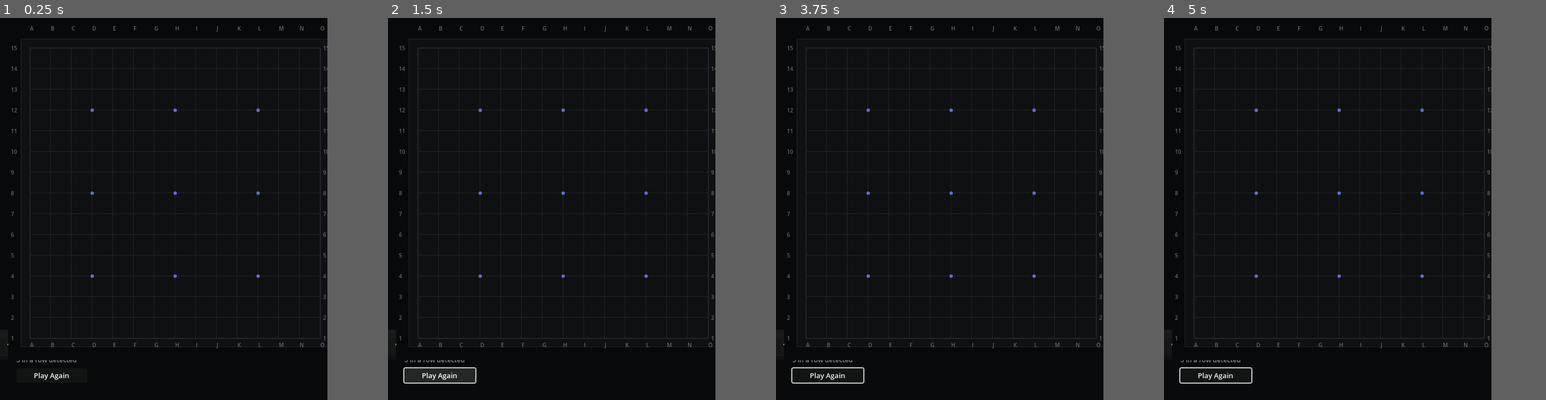
Above: before the commit, frames 1-4 (left to right).
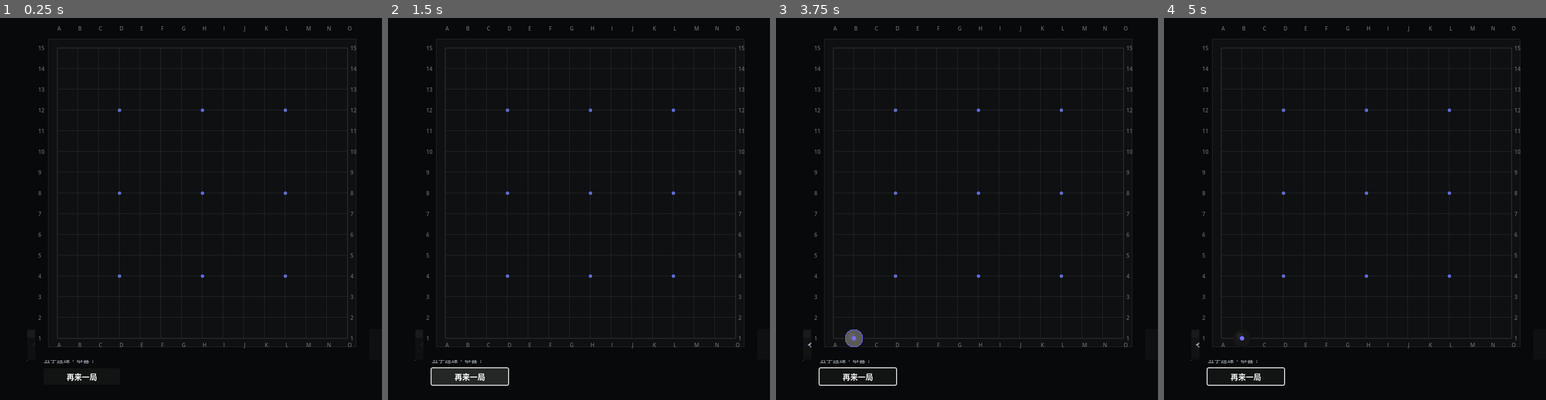
Above: after the commit, the same moments.

Repository: 2640735332/gomoku
Game: Godot game, scene res://Scenes/main.tscn
Same seed, same stepped clock (60 frames per second), same inputs: the game is played once before the commit and once after it.
Inputs (mouse positions are in pixels of both pictures, inside the frame that each line leads up to):
- Up to frame 1 (0.25 s): no input
- Up to frame 2 (1.5 s): click "Play Again" (after the commit: "再来一局") at 0.5 s; click "Play Again" (after the commit: "再来一局") at 1.25 s
- Up to frame 3 (3.75 s): click "Play Again" (after the commit: "再来一局") at 2 s; click (795, 342) at 2.75 s, where only the run before the commit has a clickable "↩ Undo"; click "↻ Reset" (after the commit: "⟳ 重置") at 3.5 s
- Up to frame 4 (5 s): click "↩ Undo" (after the commit: "⟲ 悔棋") at 4.25 s
In our replay, the window is 600x700 before the commit and 700x700 after it. These sizes can differ from the game's own. Grey fills any space a smaller window leaves; there, only what the larger window draws over its background counts as a difference.

The runs differ from the first frame. In frame 1, 5.2% of the frame differs, in the area x 1-94%, y 2-95%; in frame 2, 6.0%, in the area x 1-94%, y 2-97%; in frame 3, 5.6%; in frame 4, 5.4%.
Error before the commit: Trying to assign value of type 'ColorRect' to a variable of type 'Panel'. (res://UI/game_ui.gd:16)

Commit message:
fix: UI overhaul — Chinese i18n, landscape support, exit button, Play Again fix

Diff:
--- a/Scripts/main.gd
+++ b/Scripts/main.gd
@@ -19,6 +19,7 @@
 		ui.game_state = game_state
 		ui.undo_pressed.connect(_on_undo)
 		ui.reset_pressed.connect(_on_reset)
+		ui.exit_pressed.connect(_on_exit)
 
 	_refresh()
 
@@ -46,6 +47,9 @@
 	board.hover_cell = Vector2i(-1, -1)
 	_refresh()
 
+func _on_exit():
+	get_tree().quit()
+
 func _refresh():
 	board.sync_state()
 	ui.update_ui()
--- a/UI/game_ui.gd
+++ b/UI/game_ui.gd
@@ -1,23 +1,24 @@
 # game_ui.gd
-# Linear-inspired dark UI for Gomoku
+# 五子棋 UI - 暗色圆角风格，支持中文
 extends Control
 
 signal undo_pressed()
 signal reset_pressed()
+signal exit_pressed()
 
 var game_state: GameState
 
 @onready var current_turn_label: Label = %CurrentTurnLabel
-@onready var turn_indicator: Control = %TurnIndicator
+@onready var turn_indicator: ColorRect = %TurnIndicator
 @onready var move_count_label: Label = %MoveCountLabel
 @onready var undo_button: Button = %UndoButton
 @onready var reset_button: Button = %ResetButton
+@onready var exit_button: Button = %ExitButton
 @onready var status_label: Label = %StatusLabel
-@onready var victory_panel: Panel = %VictoryPanel
+@onready var victory_panel: ColorRect = %VictoryPanel
 @onready var victory_label: Label = %VictoryLabel
 @onready var victory_subtitle: Label = %VictorySubtitle
 @onready var play_again_button: Button = %PlayAgainButton
-@onready var undo_container: Control = %UndoContainer
 
 func _ready():
 	update_ui()
@@ -26,43 +27,41 @@
 	if not game_state:
 		return
 
-	# Update turn indicator
 	if game_state.game_over:
 		if game_state.winner == GameState.EMPTY:
-			current_turn_label.text = "DRAW"
-			status_label.text = "Game ended in a draw"
+			current_turn_label.text = "平局"
+			status_label.text = "棋盘已满，不分胜负"
 		elif game_state.winner == GameState.BLACK:
-			current_turn_label.text = "BLACK WINS!"
-			status_label.text = "Five in a row!"
+			current_turn_label.text = "黑方获胜！"
+			status_label.text = "五子连珠！"
 		elif game_state.winner == GameState.WHITE:
-			current_turn_label.text = "WHITE WINS!"
-			status_label.text = "Five in a row!"
+			current_turn_label.text = "白方获胜！"
+			status_label.text = "五子连珠！"
 
-		turn_indicator.modulate = Color("#10b981")  # Green for victory
-		move_count_label.text = "Moves: " + str(game_state.move_count)
+		turn_indicator.color = Color(0.063, 0.725, 0.506, 1.0)  # Green
+		move_count_label.text = "步数: " + str(game_state.move_count)
 		undo_button.disabled = true
-		undo_button.modulate = Color("#62666d", 0.5)
+		undo_button.modulate = Color(0.384, 0.400, 0.427, 0.4)
 
 		if game_state.winner != GameState.EMPTY:
 			victory_panel.visible = true
-			victory_label.text = "Black Wins!" if game_state.winner == GameState.BLACK else "White Wins!"
-			victory_subtitle.text = "5 in a row detected"
-
+			victory_label.text = "黑方胜利！" if game_state.winner == GameState.BLACK else "白方胜利！"
+			victory_subtitle.text = "五子连珠，恭喜！"
 		return
 
-	# Normal game state
+	# 正常游戏状态
 	victory_panel.visible = false
 
-	var player_name = "Black" if game_state.current_player == GameState.BLACK else "White"
-	current_turn_label.text = player_name + "'s Turn"
-	turn_indicator.modulate = Color("#1a1a1a") if game_state.current_player == GameState.BLACK else Color("#e8e8e8")
+	var player_name = "黑方" if game_state.current_player == GameState.BLACK else "白方"
+	current_turn_label.text = player_name + "落子"
+	turn_indicator.color = Color(0.102, 0.102, 0.102, 1.0) if game_state.current_player == GameState.BLACK else Color(0.91, 0.91, 0.91, 1.0)
 
-	move_count_label.text = "Move " + str(game_state.move_count + 1) + " / " + str(GameState.BOARD_SIZE * GameState.BOARD_SIZE)
+	move_count_label.text = "第 " + str(game_state.move_count + 1) + " 手"
 
 	var has_moves = game_state.move_count > 0
 	undo_button.disabled = not has_moves
-	undo_button.modulate = Color("#d0d6e0", 1.0 if has_moves else 0.5)
-	status_label.text = "Place your stone"
+	undo_button.modulate = Color(0.816, 0.839, 0.878, 1.0 if has_moves else 0.4)
+	status_label.text = "请落子"
 
 func _on_undo_pressed():
 	undo_pressed.emit()
@@ -71,5 +70,7 @@
 	reset_pressed.emit()
 
 func _on_play_again_pressed():
-	victory_panel.visible = false
 	reset_pressed.emit()
+
+func _on_exit_pressed():
+	exit_pressed.emit()
--- a/UI/game_ui.tscn
+++ b/UI/game_ui.tscn
@@ -4,14 +4,14 @@
 
 [node name="GameUI" type="Control"]
 anchors_preset = 0
-offset_right = 600.0
+offset_right = 700.0
 offset_bottom = 130.0
 mouse_filter = 1
 script = ExtResource("1_g3k0s")
 
 [node name="TopBar" type="ColorRect" parent="."]
 layout_mode = 0
-offset_right = 600.0
+offset_right = 700.0
 offset_bottom = 56.0
 color = Color(0.059, 0.063, 0.067, 1.0)
 
@@ -33,7 +33,7 @@
 offset_bottom = 36.0
 theme_override_colors/font_color = Color(0.969, 0.973, 0.973, 1.0)
 theme_override_constants/line_spacing = 0
-text = "Black's Turn"
+text = "黑方落子"
 theme_override_font_sizes/font_size = 16
 
 [node name="MoveCountLabel" type="Label" parent="."]
@@ -44,15 +44,15 @@
 offset_right = 260.0
 offset_bottom = 50.0
 theme_override_colors/font_color = Color(0.384, 0.400, 0.427, 1.0)
-text = "Move 1"
+text = "第 1 手"
 theme_override_font_sizes/font_size = 11
 
 [node name="UndoContainer" type="Control" parent="."]
 unique_name_in_owner = true
 layout_mode = 0
-offset_left = 440.0
-offset_top = 6.0
-offset_right = 600.0
+offset_left = 520.0
+offset_top = 6.0
+offset_right = 700.0
 offset_bottom = 56.0
 
 [node name="UndoButton" type="Button" parent="."]
@@ -60,42 +60,54 @@
 layout_mode = 0
 offset_left = 0.0
 offset_top = 6.0
-offset_right = 72.0
+offset_right = 58.0
 offset_bottom = 50.0
 theme_override_colors/font_color = Color(0.816, 0.839, 0.878, 1.0)
 theme_override_colors/font_hover_color = Color(0.969, 0.973, 0.973, 1.0)
-theme_override_colors/font_disabled_color = Color(0.384, 0.400, 0.427, 1.0)
+theme_override_colors/font_disabled_color = Color(0.384, 0.400, 0.427, 0.4)
 theme_override_colors/button_normal = Color(0.031, 0.035, 0.039, 1.0)
 theme_override_colors/button_hover = Color(0.059, 0.063, 0.067, 1.0)
 theme_override_styles/normal = null
 theme_override_styles/hover = null
 theme_override_styles/pressed = null
 theme_override_styles/disabled = null
-theme_override_font_sizes/font_size = 12
-text = "↩ Undo"
+theme_override_font_sizes/font_size = 13
+text = "⟲ 悔棋"
 
 [node name="ResetButton" type="Button" parent="."]
 unique_name_in_owner = true
 layout_mode = 0
-offset_left = 80.0
-offset_top = 6.0
-offset_right = 152.0
+offset_left = 64.0
+offset_top = 6.0
+offset_right = 124.0
 offset_bottom = 50.0
 theme_override_colors/font_color = Color(0.816, 0.839, 0.878, 1.0)
 theme_override_colors/font_hover_color = Color(0.969, 0.973, 0.973, 1.0)
-theme_override_font_sizes/font_size = 12
-text = "↻ Reset"
+theme_override_font_sizes/font_size = 13
+text = "⟳ 重置"
+
+[node name="ExitButton" type="Button" parent="."]
+unique_name_in_owner = true
+layout_mode = 0
+offset_left = 130.0
+offset_top = 6.0
+offset_right = 180.0
+offset_bottom = 50.0
+theme_override_colors/font_color = Color(0.541, 0.561, 0.596, 1.0)
+theme_override_colors/font_hover_color = Color(0.969, 0.973, 0.973, 1.0)
+theme_override_font_sizes/font_size = 13
+text = "✕ 退出"
 
 [node name="Separator" type="HSeparator" parent="."]
 layout_mode = 0
 offset_top = 55.0
-offset_right = 600.0
+offset_right = 700.0
 offset_bottom = 56.0
 
 [node name="StatusBar" type="ColorRect" parent="."]
 layout_mode = 0
 offset_top = 56.0
-offset_right = 600.0
+offset_right = 700.0
 offset_bottom = 130.0
 color = Color(0.031, 0.035, 0.039, 1.0)
 
@@ -104,10 +116,10 @@
 layout_mode = 0
 offset_left = 16.0
 offset_top = 8.0
-offset_right = 584.0
+offset_right = 684.0
 offset_bottom = 30.0
 theme_override_colors/font_color = Color(0.541, 0.561, 0.596, 1.0)
-text = "Place your stone"
+text = "请落子"
 theme_override_font_sizes/font_size = 12
 
 [node name="PlayerInfo" type="Control" parent="."]
@@ -132,7 +144,7 @@
 offset_right = 120.0
 offset_bottom = 18.0
 theme_override_colors/font_color = Color(0.384, 0.400, 0.427, 1.0)
-text = "Player 1 (Black)"
+text = "玩家 1 (黑子)"
 theme_override_font_sizes/font_size = 10
 
 [node name="WhiteDot" type="ColorRect" parent="."]
@@ -150,7 +162,7 @@
 offset_right = 260.0
 offset_bottom = 18.0
 theme_override_colors/font_color = Color(0.384, 0.400, 0.427, 1.0)
-text = "Player 2 (White)"
+text = "玩家 2 (白子)"
 theme_override_font_sizes/font_size = 10
 
 [node name="VictoryPanel" type="ColorRect" parent="."]
@@ -159,7 +171,7 @@
 layout_mode = 0
 offset_left = 100.0
 offset_top = 12.0
-offset_right = 500.0
+offset_right = 600.0
 offset_bottom = 110.0
 color = Color(0.059, 0.063, 0.067, 1.0)
 
@@ -168,10 +180,10 @@
 layout_mode = 0
 offset_left = 30.0
 offset_top = 16.0
-offset_right = 370.0
+offset_right = 470.0
 offset_bottom = 48.0
 theme_override_colors/font_color = Color(0.063, 0.725, 0.506, 1.0)
-text = "Black Wins!"
+text = "黑方胜利！"
 theme_override_font_sizes/font_size = 24
 
 [node name="VictorySubtitle" type="Label" parent="."]
@@ -179,10 +191,10 @@
 layout_mode = 0
 offset_left = 30.0
 offset_top = 48.0
-offset_right = 370.0
+offset_right = 470.0
 offset_bottom = 66.0
 theme_override_colors/font_color = Color(0.541, 0.561, 0.596, 1.0)
-text = "5 in a row detected"
+text = "五子连珠，恭喜！"
 theme_override_font_sizes/font_size = 12
 
 [node name="PlayAgainButton" type="Button" parent="."]
@@ -190,9 +202,9 @@
 layout_mode = 0
 offset_left = 30.0
 offset_top = 72.0
-offset_right = 160.0
-offset_bottom = 94.0
+offset_right = 170.0
+offset_bottom = 98.0
 theme_override_colors/font_color = Color(0.969, 0.973, 0.973, 1.0)
 theme_override_colors/font_hover_color = Color(1.0, 1.0, 1.0, 1.0)
-theme_override_font_sizes/font_size = 13
-text = "Play Again"
+theme_override_font_sizes/font_size = 14
+text = "再来一局"
--- a/project.godot
+++ b/project.godot
@@ -24,12 +24,13 @@
 
 [display]
 
-window/size/viewport_width=600
+window/size/viewport_width=700
 window/size/viewport_height=700
-window/size/window_width_override=600
+window/size/window_width_override=700
 window/size/window_height_override=700
-window/stretch/mode="viewport"
-window/stretch/aspect="keep"
+window/stretch/mode="canvas_items"
+window/stretch/aspect="expand"
+window/stretch/scale_mode="fractional"
 window/handheld/orientation=0
 
 [input_devices]
